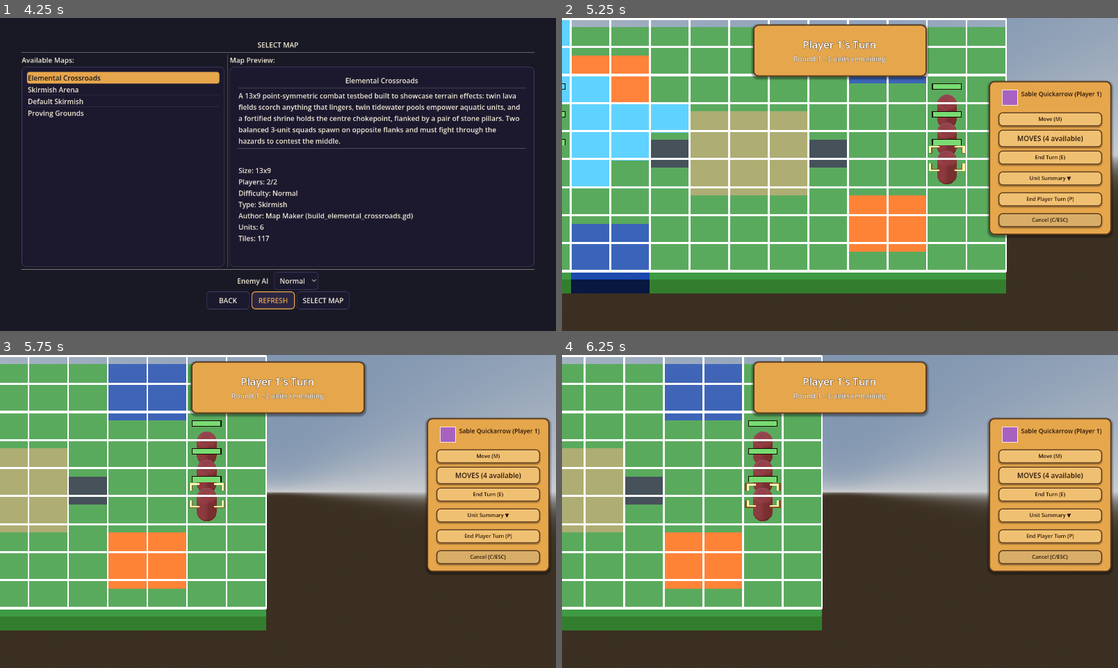
Above: before the commit, frames 1-4 (two rows, left to right).
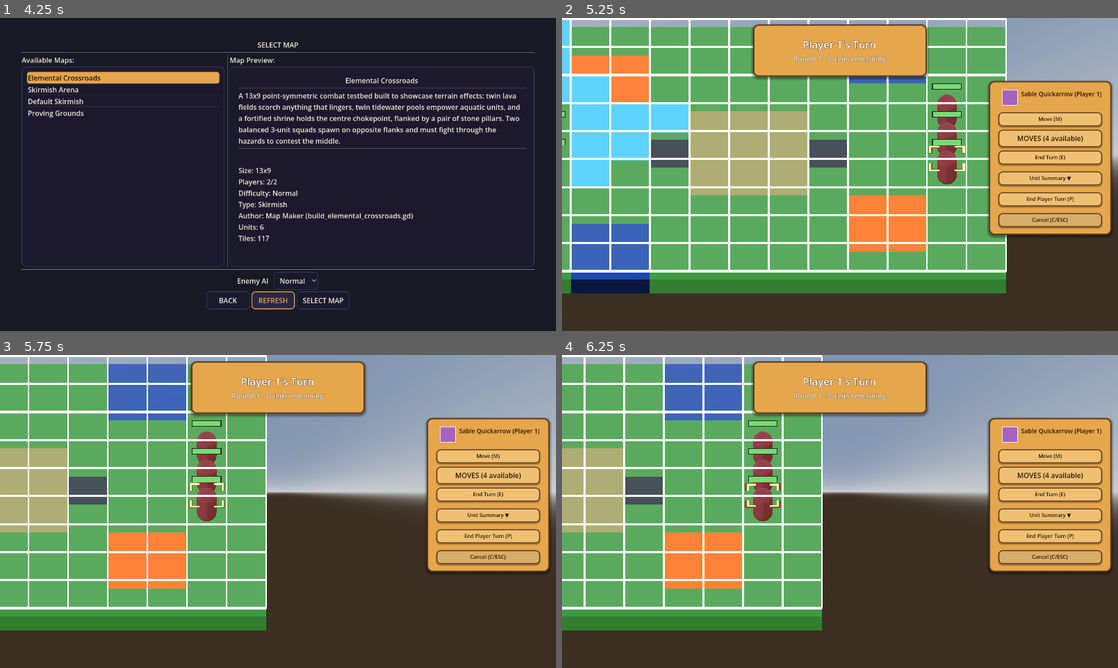
Above: after the commit, the same moments.

Repository: K-ennethA/Conquest
Game: Godot game, scene res://menus/MainMenu.tscn
The game is run twice, just before and just after one commit, with the same random seed, the same clock (stepped at 60 frames per second) and the same inputs.
Inputs (mouse positions are in pixels of both pictures, inside the frame that each line leads up to):
- Up to frame 1 (4.25 s): click "Single Player" at 0.5 s; click "Traditional Turn System" at 1.25 s; click "Normal" at 2 s; click "Normal" at 2.75 s; click "REFRESH" at 3.5 s
- Up to frame 2 (5.25 s): click "SELECT MAP" at 4.25 s; tap Enter (ui_accept) at 5 s; move the mouse to (962, 158) at 5.02 s; hold Right (ui_right) from 5.03 s (still down); hold Shift from 5.03 s (still down); click (962, 158) at 5.17 s
- Up to frame 3 (5.75 s): keep holding Right (ui_right); keep holding Shift; tap Enter (ui_accept) at 5.27 s
- Up to frame 4 (6.25 s): release Right (ui_right) at 5.75 s; release Shift at 5.75 s; drag from (1051, 495) to (812, 574) at 5.77 s

Frame 1 is identical in both runs. In frame 2, less than 0.1% of the frame differs, in the area x 0-72%, y 20-41%; in frame 3, less than 0.1%; in frame 4, less than 0.1%.

Commit message:
Health bar: opaque neutral track (fix green+red confusion on red units)
The bar background was semi-transparent (a=0.9) bronze, so a red enemy unit bled
through the empty part of the track -- reading as green fill + red track and making
HP hard to read. Made the track opaque and neutral-dark so the empty portion is a
clean dark bar and only the fill carries the green/amber/red HP colour.

Co-Authored-By: Claude Opus 4.8 <noreply@anthropic.com>

Diff:
--- a/game/visuals/HealthBar.gd
+++ b/game/visuals/HealthBar.gd
@@ -31,8 +31,11 @@
 func _setup_materials():
 	# Background material: dark bronze frame so the bar reads as a border, not a void
 	_background_material = StandardMaterial3D.new()
-	_background_material.albedo_color = Color(0.09, 0.06, 0.04, 0.9)  # Dark bronze border
-	_background_material.flags_transparent = true
+	# OPAQUE neutral-dark track. Was a semi-transparent (a=0.9) bronze, which let a
+	# red enemy unit bleed through the empty part of the bar -- reading as green fill
+	# + red track ("green but also red"). Opaque + neutral removes that.
+	_background_material.albedo_color = Color(0.07, 0.07, 0.08, 1.0)
+	_background_material.flags_transparent = false
 	_background_material.flags_unshaded = true
 	_background_material.billboard_mode = BaseMaterial3D.BILLBOARD_ENABLED
 	_background_material.billboard_keep_scale = true
